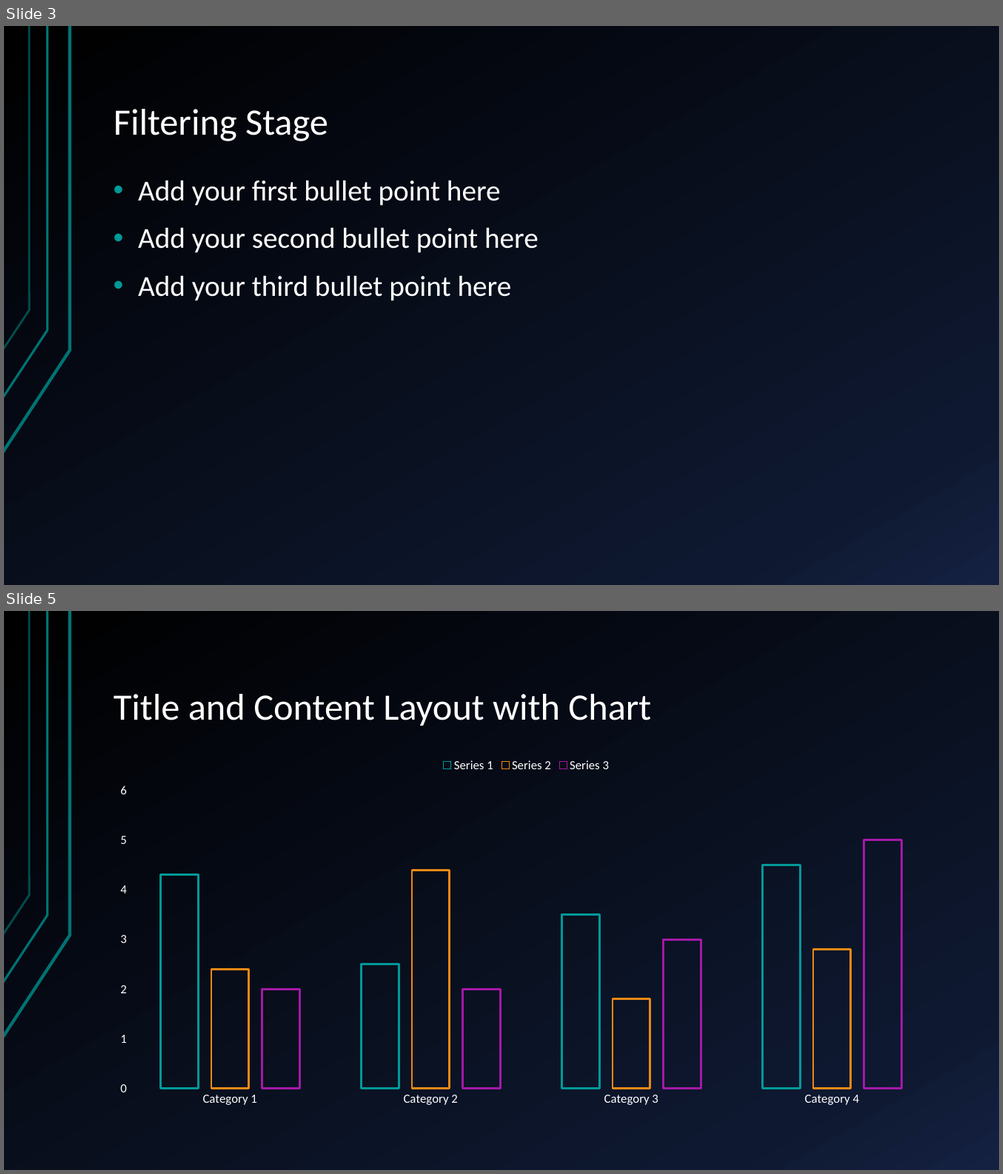
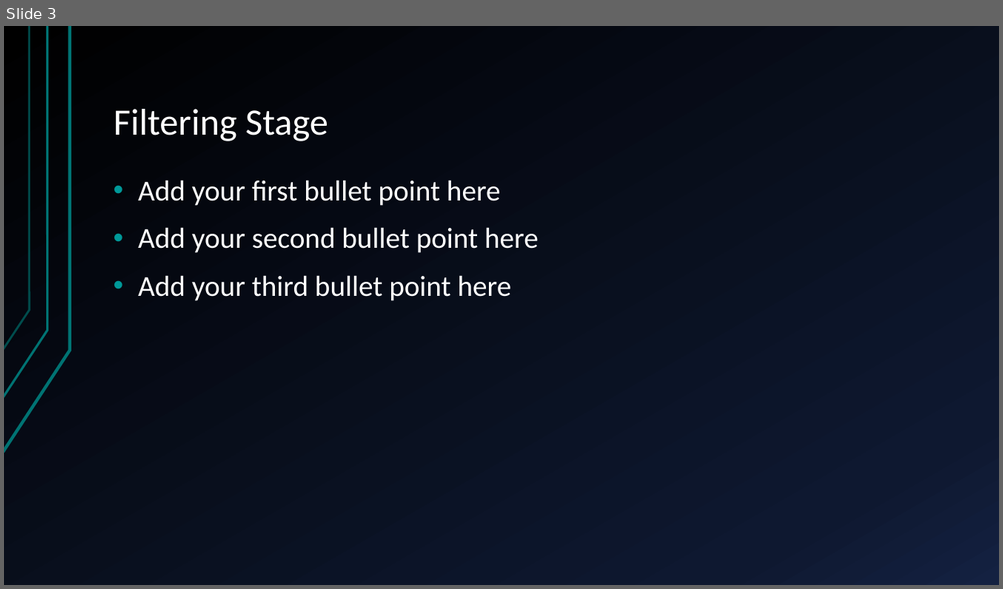
Before and after one commit to danielsaul/emg-sensor-scenario, a slide deck: Scenario W presentation.pptx. Shown one above the other, each under a label of ours: slides 3 and 5 before the commit, slide 3 after it; the slides between them are not shown. The pictures are 1003x1174 and 1003x589 pixels, drawn with LibreOffice and Linux fonts; fonts in the diff are those of the drawing. Boxes give left, top, right and bottom in pixels: in the first picture for what was removed or moved away, otherwise in the second. Text is boxed around its words. In the diff, an @@ line names an element or a change of style, - is before the commit and + after.

```diff
--- a/Scenario W presentation.pptx
+++ b/Scenario W presentation.pptx
@@ slide 5 removed at box(4, 611, 999, 1170), background gradient #000000 to #0F1931 to #142242; not listed: 3 template elements that a slide beside it also shows @@
@@ title removed at box(114, 694, 651, 726) @@
-Title and Content Layout with Chart
@@ column chart removed at box(103, 750, 948, 1114) @@
-categories: Category 1, Category 2, Category 3, Category 4
-Series 1: 4.3, 2.5, 3.5, 4.5
-Series 2: 2.4, 4.4, 1.8, 2.8
-Series 3: 2, 2, 3, 5
```
Also in this commit, not shown: 1 slide changed, 1 slide added, 8 other slides removed.
